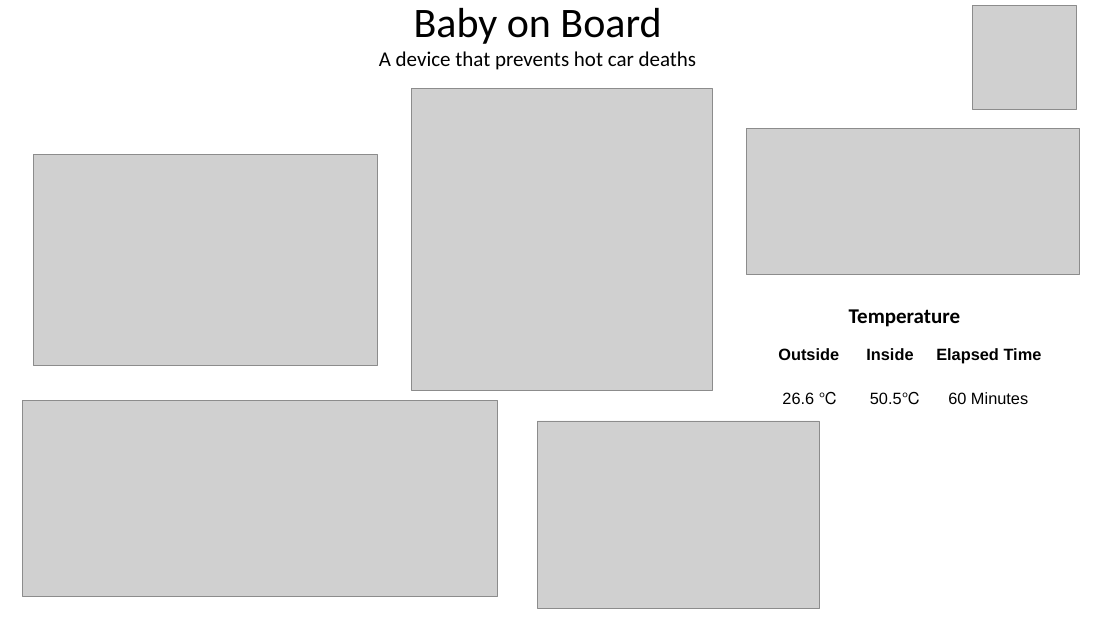
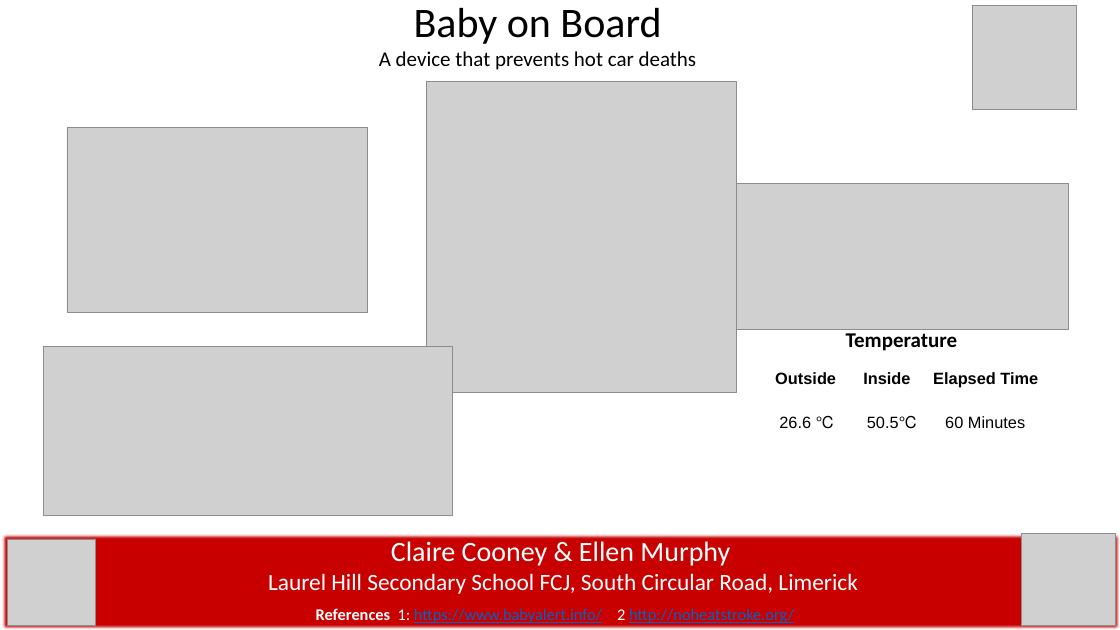
Before and after one commit to tommurphy73/Young-Scientist, a slide deck: slide 1 of Young Scientist software/Labels/Presentation page 2.pptx. Drawn at 1120x630 pixels with LibreOffice and Linux fonts; fonts in the diff are those of the drawing; grey boxes stand for pictures. Boxes give left, top, right and bottom in pixels: in the first picture for what was removed or moved away, otherwise in the second. Text is boxed around its words. In the diff, an @@ line names an element or a change of style, - is before the commit and + after.

```diff
--- a/Young Scientist software/Labels/Presentation page 2.pptx
+++ b/Young Scientist software/Labels/Presentation page 2.pptx
@@ picture: place and size @@
-picture at box(412, 89, 712, 391)
+picture at box(427, 82, 737, 392)
@@ picture: place and size @@
-picture at box(33, 154, 377, 365)
+picture at box(67, 128, 368, 313)
@@ picture: place and size @@
-picture at box(747, 129, 1080, 275)
+picture at box(737, 183, 1070, 329)
@@ text "Temperature" rewrapped from box(778, 309, 1042, 405) to box(775, 329, 1038, 429) @@
@@ picture: place and size @@
-picture at box(22, 400, 497, 597)
+picture at box(44, 347, 452, 516)
@@ picture removed at box(538, 421, 819, 608) @@
@@ rectangle added at box(2, 534, 1120, 630), fill #C80000, 20 pt, text #FFFFFF @@
+Claire Cooney & Ellen Murphy
+Laurel Hill Secondary School FCJ, South Circular Road, Limerick
@@ picture added at box(8, 539, 96, 626) @@
@@ picture added at box(1022, 534, 1116, 626) @@
@@ text added at box(316, 608, 794, 623), 14 pt, text #0563C1, underline @@
+References 1: https://www.babyalert.info/ 2 http://noheatstroke.org/
```
